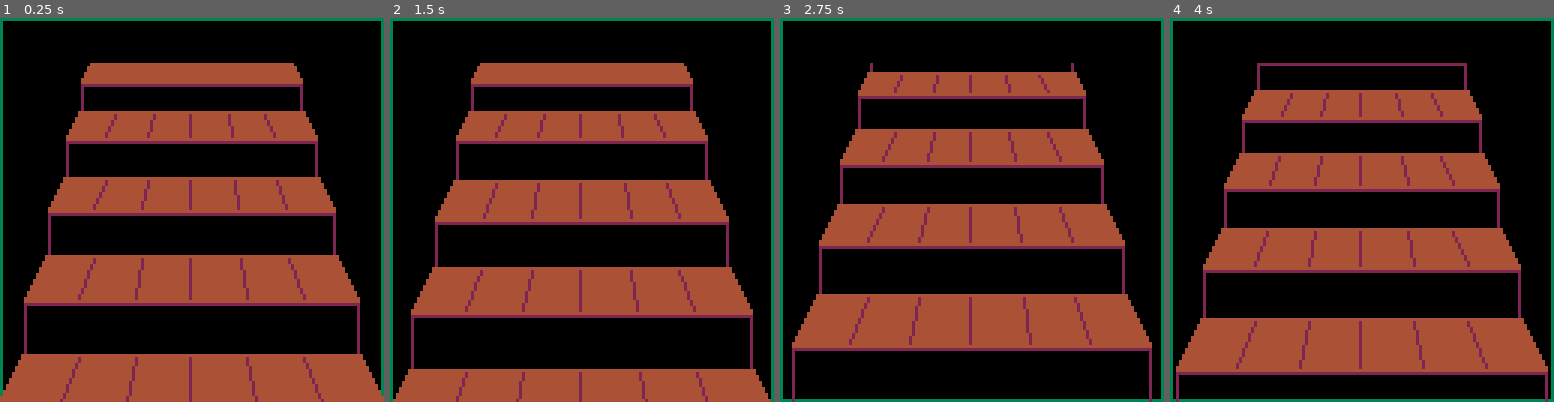
Above: before the commit, frames 1-4 (left to right).
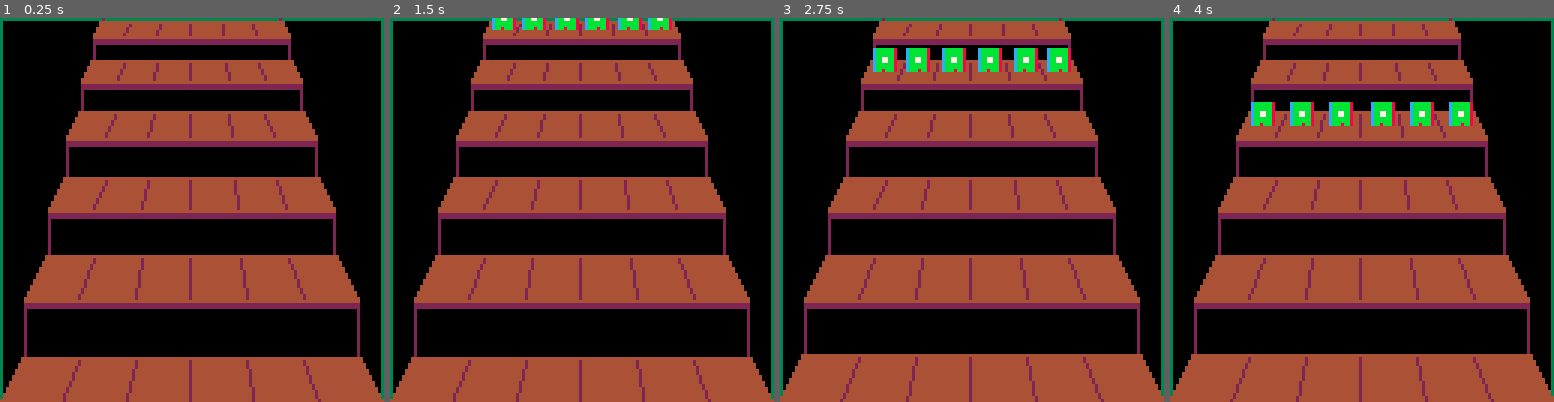
Above: after the commit, the same moments.

Repository: aylanonsense/stairs
Game: PICO-8 cartridge cart.p8
The game is run twice, just before and just after one commit, with the same random seed, the same clock (stepped at 60 frames per second) and the same inputs.
Inputs:
- Up to frame 1 (0.25 s): no input
- Up to frame 2 (1.5 s): no input
- Up to frame 3 (2.75 s): no input
- Up to frame 4 (4 s): no input

The runs differ from the first frame. In frame 1, 7.1% of the frame differs, in the area x 0-100%, y 0-100%; in frame 2, 18%; in frame 3, 60%; in frame 4, 57%.

Commit message:
Drawing sprites on stairs

Diff:
--- a/cart.p8
+++ b/cart.p8
@@ -2,25 +2,56 @@
 version 18
 __lua__
 
-local starting_y
+local stair_y
+local entities
 
 function _init()
-  starting_y = 147
+  stair_y = 147
+  entities = {
+    {
+      stair = 7,
+      segment = 1
+    },
+    {
+      stair = 7,
+      segment = 2
+    },
+    {
+      stair = 7,
+      segment = 3
+    },
+    {
+      stair = 7,
+      segment = 4
+    },
+    {
+      stair = 7,
+      segment = 5
+    },
+    { stair = 7,
+      segment = 6
+    }
+  }
 end
 
 function _update()
-  starting_y = starting_y + 0.25
-  if starting_y >= 166 then
-    starting_y = 127
+  stair_y = stair_y + 1
+  if stair_y >= 166 then
+    stair_y = 127
+    for entity in all(entities) do
+      entity.stair = entity.stair - 1
+    end
   end
 end
 
 function _draw()
+  local stair_positions = {}
   cls()
   rect(0, 0, 127, 127, 3)
-  local width, rise_left = calc_stair_size(starting_y)
+  local width, rise_left = calc_stair_size(stair_y)
   local bottom_width, bottom_y
-  for y = flr(starting_y), 15, -1 do
+  for y = flr(stair_y), 0, -1 do
+    local segments = {}
     local width_2, rise_left_2 = calc_stair_size(y)
     if rise_left > 0 then
       rise_left = rise_left - 1
@@ -43,7 +74,21 @@
         local bottom_right_x = 64 + bottom_width / 2
         for p = 1 / 6, 5.5 / 6, 1 / 6 do
           line(top_left_x + (top_right_x - top_left_x) * p, top_y, bottom_left_x + (bottom_right_x - bottom_left_x) * p, bottom_y, 2)
+          -- local gap = y > 90 and 2 or (y > 50 and 1 or 0)
+          -- line(top_left_x + (top_right_x - top_left_x) * p - gap, top_y, bottom_left_x + (bottom_right_x - bottom_left_x) * p - gap, bottom_y, 2)
+          -- line(top_left_x + (top_right_x - top_left_x) * p + gap, top_y, bottom_left_x + (bottom_right_x - bottom_left_x) * p + gap, bottom_y, 2)
         end
+        -- record stair positions
+        local middle_y = (top_y + bottom_y) / 2
+        local middle_left_x = (top_left_x + bottom_left_x) / 2
+        local middle_right_x = (top_right_x + bottom_right_x) / 2
+        for p = 1 / 12, 5.5 / 6, 1 / 6 do
+          add(segments, {
+            x = middle_left_x + (middle_right_x - middle_left_x) * p,
+            y = middle_y
+          })
+        end
+        add(stair_positions, segments)
         bottom_width = nil
         bottom_y = nil
       end
@@ -51,11 +96,20 @@
     if rise_left > 0 then
       pset(64 - width / 2, y, 2)
       pset(64 + width / 2 - 0.5, y, 2)
-      if rise_left == 1 then
+      if rise_left <= 2 then
         line(64 - width / 2, y, 64 + width / 2 - 0.5, y, 2)
       end
     else
       line(64 - width / 2, y, 64 + width / 2 - 0.5, y, 4)
+    end
+  end
+  -- draw entities
+  for entity in all(entities) do
+    if stair_positions[entity.stair] then
+      local position = stair_positions[entity.stair][entity.segment]
+      local x, y = position.x, position.y
+      spr(1, x - 3.5, y - 7.5)
+      pset(x, y, 8)
     end
   end
 end
@@ -65,9 +119,11 @@
 end
 
 __gfx__
-00000000000000000000000000000000000000000000000000000000000000000000000000000000000000000000000000000000000000000000000000000000
-00000000000000000000000000000000000000000000000000000000000000000000000000000000000000000000000000000000000000000000000000000000
-00700700000000000000000000000000000000000000000000000000000000000000000000000000000000000000000000000000000000000000000000000000
-00077000000000000000000000000000000000000000000000000000000000000000000000000000000000000000000000000000000000000000000000000000
-00077000000000000000000000000000000000000000000000000000000000000000000000000000000000000000000000000000000000000000000000000000
-00700700000000000000000000000000000000000000000000000000000000000000000000000000000000000000000000000000000000000000000000000000
+00000000cbbbbbb80000000000000000000000000000000000000000000000000000000000000000000000000000000000000000000000000000000000000000
+00000000cbbbbbb80000000000000000000000000000000000000000000000000000000000000000000000000000000000000000000000000000000000000000
+00700700cbbbbbb80000000000000000000000000000000000000000000000000000000000000000000000000000000000000000000000000000000000000000
+00077000cbb77bb80000000000000000000000000000000000000000000000000000000000000000000000000000000000000000000000000000000000000000
+00077000cbb77bb80000000000000000000000000000000000000000000000000000000000000000000000000000000000000000000000000000000000000000
+00700700cbbbbbb80000000000000000000000000000000000000000000000000000000000000000000000000000000000000000000000000000000000000000
+00000000cbbbbbb80000000000000000000000000000000000000000000000000000000000000000000000000000000000000000000000000000000000000000
+00000000cbbbbbb80000000000000000000000000000000000000000000000000000000000000000000000000000000000000000000000000000000000000000
